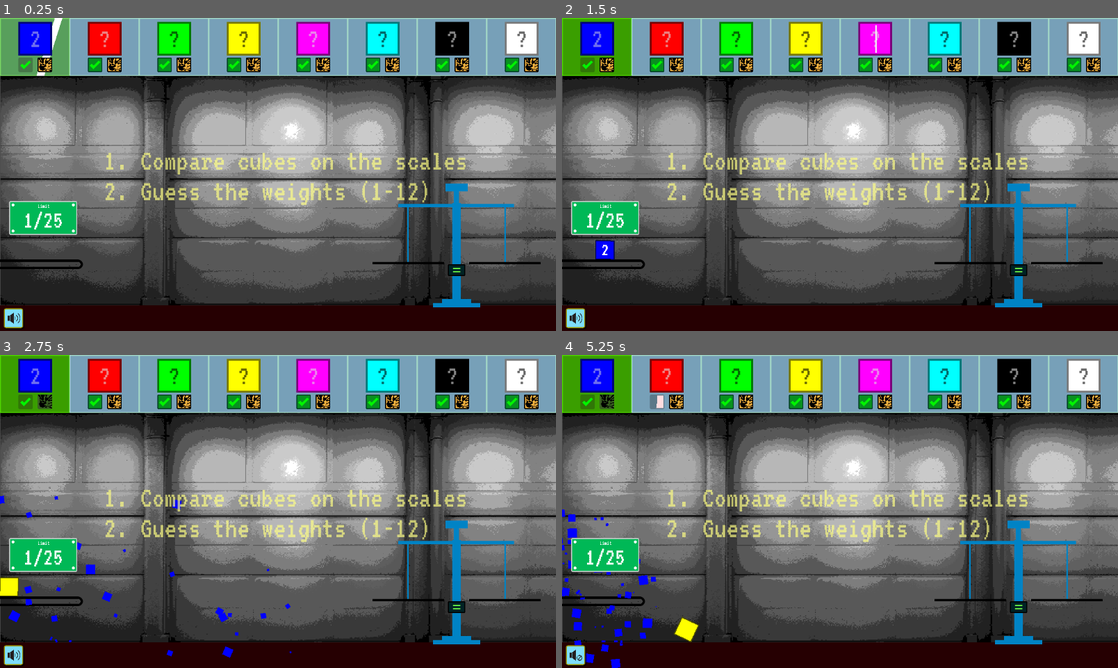
Above: before the commit, frames 1-4 (two rows, left to right).
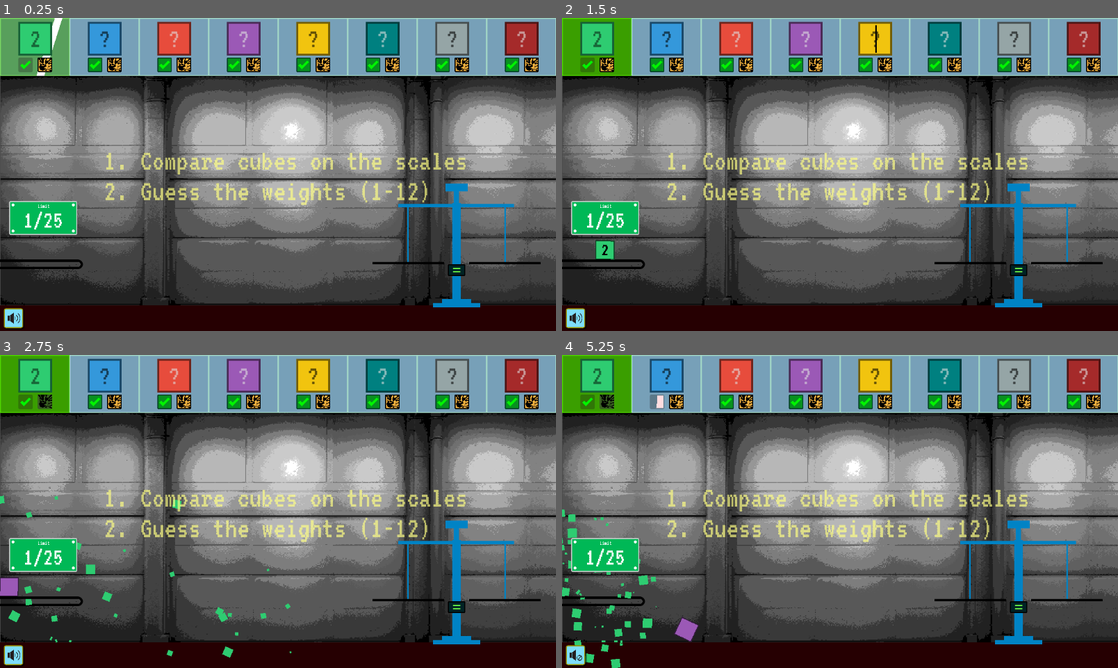
Above: after the commit, the same moments.

Repository: bjornarprytz/scale
Game: Godot game, scene res://main.tscn
Same seed, same stepped clock (60 frames per second), same inputs: the game is played once before the commit and once after it.
Inputs (mouse positions are in pixels of both pictures, inside the frame that each line leads up to):
- Up to frame 1 (0.25 s): no input
- Up to frame 2 (1.5 s): click (667, 39) at 0.52 s; type "Alex" at 0.6 s; click (734, 39) at 0.75 s; type "Alex" at 0.83 s; click (806, 39) at 0.98 s; type "Alex" at 1.07 s; click (873, 39) at 1.27 s; type "Alex" at 1.35 s
- Up to frame 3 (2.75 s): click (383, 376) at 1.5 s; type "Alex" at 1.58 s; click (450, 376) at 1.73 s; type "Alex" at 1.82 s; click (44, 401) at 2.02 s
- Up to frame 4 (5.25 s): click (656, 401) at 2.77 s; click (1084, 376) at 3.52 s; type "Alex" at 3.6 s; click (578, 655) at 4.25 s; click (606, 401) at 5.02 s

The runs differ from the first frame. In frame 1, 5.3% of the frame differs, in the area x 3-97%, y 1-12%; in frame 2, 5.5%; in frame 3, 6.1%; in frame 4, 6.3%, in the area x 0-97%, y 1-100%.

Commit message:
Color blind support

Diff:
--- a/src/autoload/autoload.gd
+++ b/src/autoload/autoload.gd
@@ -81,12 +81,12 @@
 
 static func _generate_contrast_palette() -> Array[Color]:
 	return [
-		Color.from_string("FF0000", Color.DEEP_PINK),
-		Color.from_string("00FF00", Color.DEEP_PINK),
-		Color.from_string("0000FF", Color.DEEP_PINK),
-		Color.from_string("FFFF00", Color.DEEP_PINK),
-		Color.from_string("FF00FF", Color.DEEP_PINK),
-		Color.from_string("00FFFF", Color.DEEP_PINK),
-		Color.from_string("000000", Color.DEEP_PINK),
-		Color.from_string("FFFFFF", Color.DEEP_PINK),
+		Color.from_string("3498db", Color.DEEP_PINK),
+		Color.from_string("e74c3c", Color.DEEP_PINK),
+		Color.from_string("2ecc71", Color.DEEP_PINK),
+		Color.from_string("9b59b6", Color.DEEP_PINK),
+		Color.from_string("f1c40f", Color.DEEP_PINK),
+		Color.from_string("008080", Color.DEEP_PINK),
+		Color.from_string("95a5a6", Color.DEEP_PINK),
+		Color.from_string("a52a2a", Color.DEEP_PINK),
 	]
